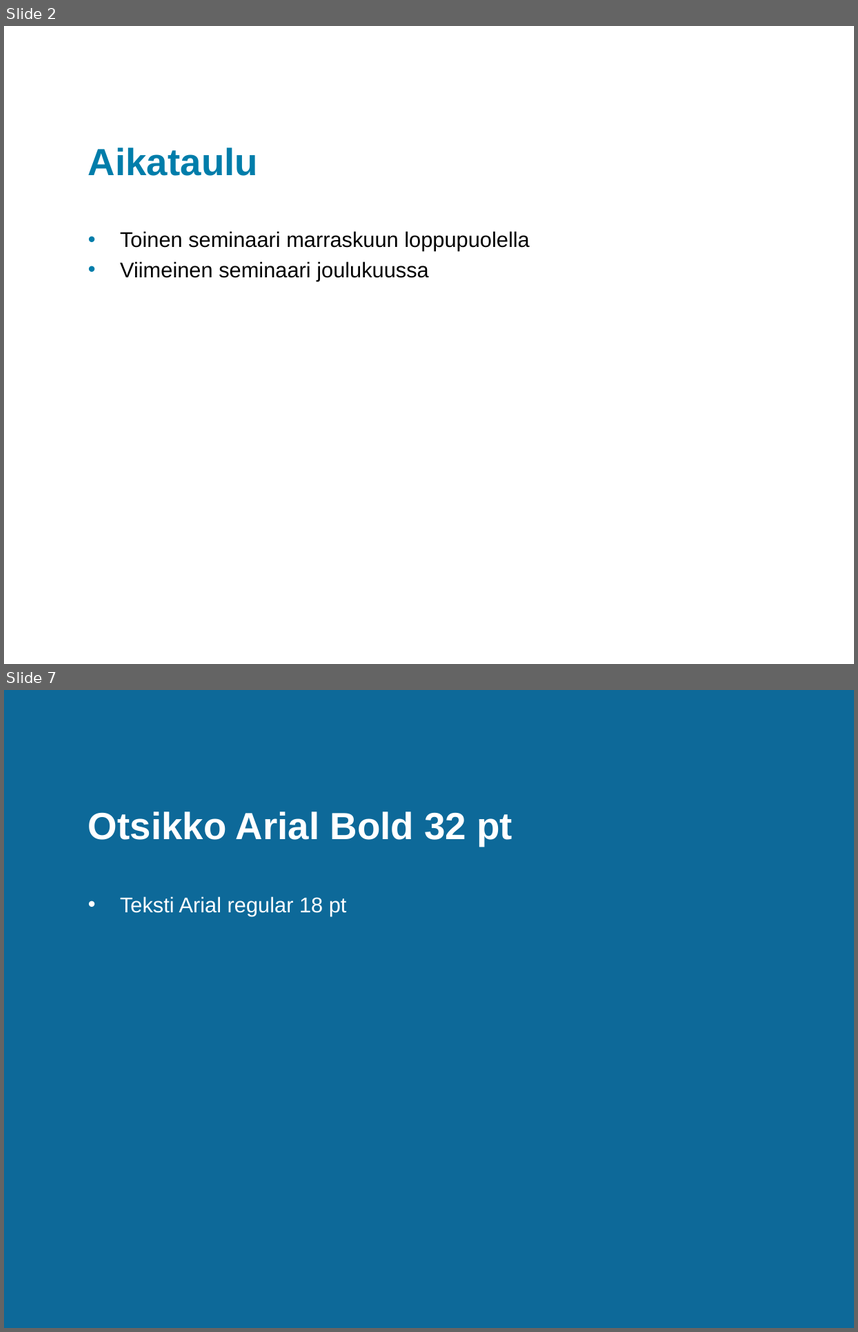
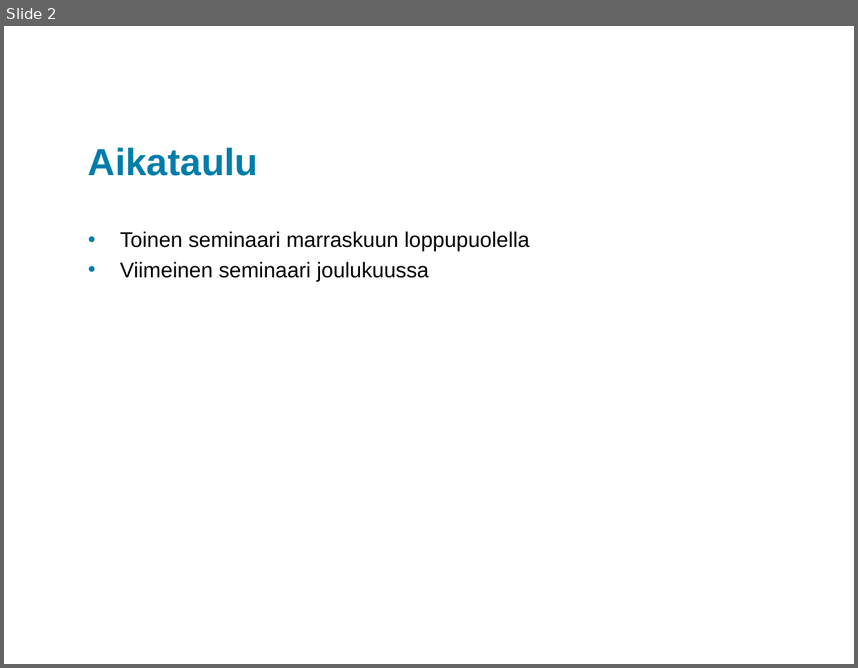
Before and after one commit to king784/GLJRPG, a slide deck: Presentation/GLJRPGSeminaariXAMK.pptx. Shown one above the other, each under a label of ours: slides 2 and 7 before the commit, slide 2 after it; the slides between them are not shown. The pictures are 858x1332 and 858x668 pixels, drawn with LibreOffice and Linux fonts; fonts in the diff are those of the drawing; background and template pictures are left out. Boxes give left, top, right and bottom in pixels: in the first picture for what was removed or moved away, otherwise in the second. Text is boxed around its words. In the diff, an @@ line names an element or a change of style, - is before the commit and + after.

```diff
--- a/Presentation/GLJRPGSeminaariXAMK.pptx
+++ b/Presentation/GLJRPGSeminaariXAMK.pptx
@@ slide 7 removed at [4,690,854,1328], background #0D6999 @@
@@ title removed at [88,811,513,846] @@
-Otsikko Arial Bold 32 pt
@@ text removed at [120,896,347,916] @@
-• Teksti Arial regular 18 pt
```
Also in this commit, not shown: 1 slide changed, 3 slides added, 7 other slides removed.
